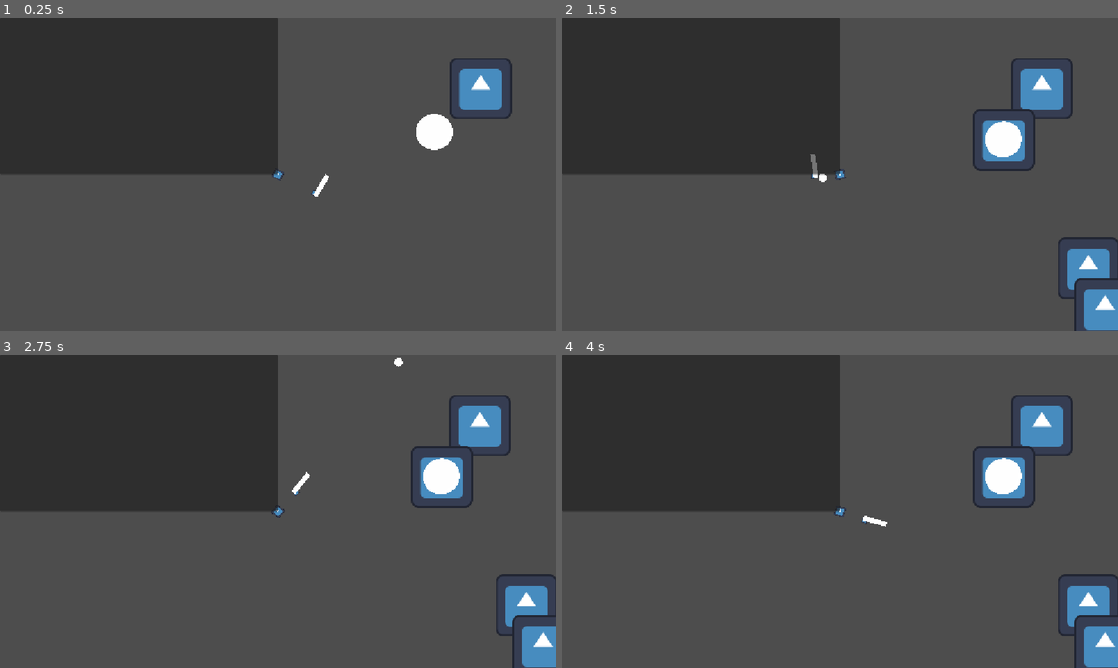
Above: before the commit, frames 1-4 (two rows, left to right).
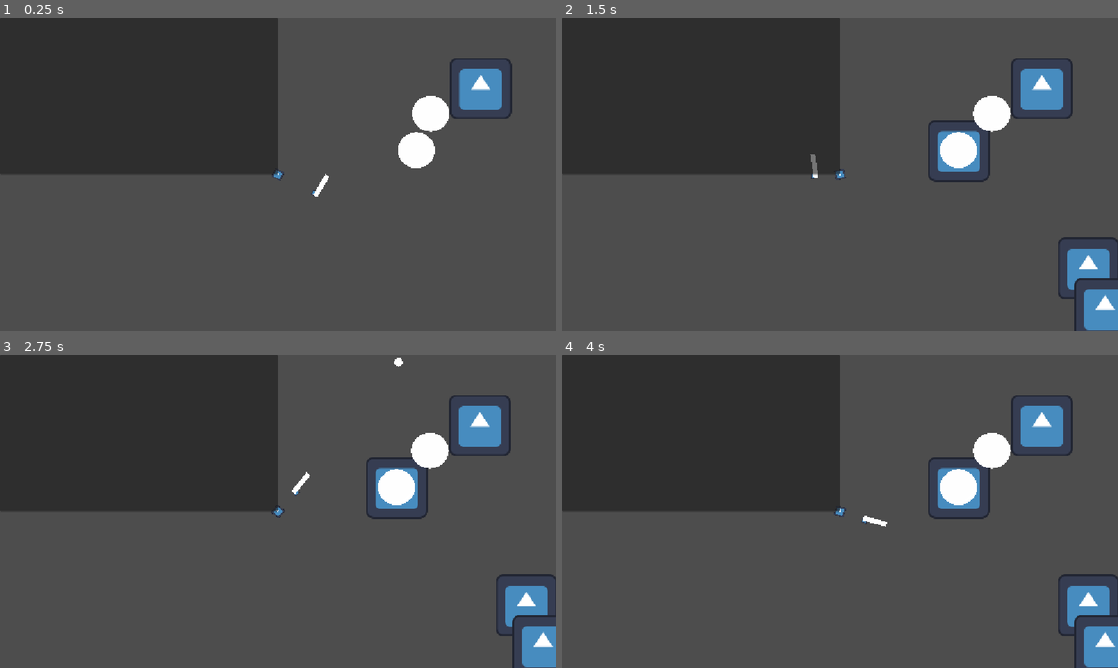
Above: after the commit, the same moments.

Repository: Mrbobbuilder69/GMTK_jam_2026
Game: Godot game, scene res://Scenes/test_scene_2.tscn
The game is run twice, just before and just after one commit, with the same random seed, the same clock (stepped at 60 frames per second) and the same inputs. The engine's default icon, where the game draws it, is replaced by a stand-in: a white triangle on a blue panel in a dark square. Sound files missing from this copy of the repository are replaced by a short silence.
Inputs (mouse positions are in pixels of both pictures, inside the frame that each line leads up to):
- Up to frame 1 (0.25 s): no input
- Up to frame 2 (1.5 s): move the mouse to (962, 158) at 0.52 s; hold D (Right) 0.53-1.28 s; hold X (attack) 0.53-1.28 s; tap F (f) at 0.8, 1.35 s; move the mouse to (728, 190) at 1.27 s; hold S (Down) from 1.28 s (still down)
- Up to frame 3 (2.75 s): tap C (melee) at 1.55 s; tap Enter at 2 s; move the mouse to (333, 442) at 2.02 s; release S (Down) at 2.03 s; hold D (Right) from 2.03 s (still down); hold C (melee) from 2.03 s (still down); tap X (attack) at 2.3 s
- Up to frame 4 (4 s): move the mouse to (812, 574) at 2.77 s; release D (Right) at 2.78 s; release C (melee) at 2.78 s; hold W (Up) 2.78-3.53 s; tap Space (Dash) at 2.85, 3.5 s; tap F (f) at 3.05 s; move the mouse to (1006, 558) at 3.52 s; hold A (Left) from 3.53 s (still down); hold Shift (Sprint) from 3.53 s (still down); tap C (melee) at 3.8 s

The runs differ from the first frame. In frame 1, 1.1% of the frame differs, in the area x 71-82%, y 24-48%; in frame 2, 2.8%, in the area x 46-86%, y 24-53%; in frame 3, 2.8%; in frame 4, 2.8%.

Commit message:
Add enemy

Diff:
--- /dev/null
+++ b/Scenes/Scripts/EnemyAI/enemyBulletSpawner.gd
@@ -0,0 +1,51 @@
+extends Node2D
+var bulletSrc=preload("res://Scenes/enemy_bullet.tscn")
+var bullet=bulletSrc.instantiate()
+var bulletTimer=0
+var inputVec
+var deltaTime
+var mouseNormal
+
+func _physics_process(delta):
+	look_at(get_global_mouse_position())
+	deltaTime=delta
+	if bulletTimer>0:
+		bulletTimer-=delta
+	elif get_child_count()>0:
+		remove_child(get_child(0))
+
+
+	if get_child_count()==1 and get_child(0).hit==true:
+		get_child(0).hit=false
+		remove_child(get_child(0))
+
+
+
+
+func weapon_shoot(posX, posY, playerPosX, playerPosY):
+	position=Vector2(posX, posY)
+	if get_child_count()==0 and bulletTimer<=0:
+		bulletTimer=0.5
+		print(mouseNormal)
+		add_child(bullet)
+		get_child(0).position=Vector2(0,0)
+		get_child(0).linear_velocity=5000*get_player_unit(playerPosX, playerPosY)*deltaTime
+
+func get_player_unit(playerPosX, playerPosY):
+	var mouseDir=Vector2(0,0)
+	var distX=global_position.x-playerPosX
+	var distY=global_position.y-playerPosY
+	if distX<0:
+		mouseDir=Vector2(1,1)
+	else:
+		mouseDir=Vector2(-1,-1)
+	var tan=distY/distX
+	var unitVecXSquare=1/(tan**2+1)
+	var unitVecX=unitVecXSquare**0.5
+	return Vector2(unitVecX, unitVecX*tan)*mouseDir
+
+
+
+
+func _on_cannon_enemy_shoot(pos: Vector2, playerPos: Vector2) -> void:
+	weapon_shoot(pos.x, pos.y, playerPos.x, playerPos.y)
--- /dev/null
+++ b/Scenes/Scripts/cannon.gd
@@ -0,0 +1,73 @@
+class_name Cannon extends EnemyAI
+#export vars
+@export var rayScanDistance := float(20)
+@export var patrolSpeed := float(-80)
+@export var detectedSpeed := float(-140)
+@export var patrolRotationVelocity := float(2)
+@export var detectedRotationVelocity := float(4)
+@export var meleeDistance := float(30)
+#private vars
+var canBounce := true
+var newvel:Vector2
+signal shoot(pos:Vector2, playerPos: Vector2)
+
+func _ready() -> void:
+	rb.linear_velocity = (Vector2.from_angle(rb.rotation))*patrolSpeed
+	super._ready()
+
+##Bounces around a closed room, might pull this up to the enemy controller
+func patrolBehaviour(delta:float) ->void:
+	get_child(3).add_point(Vector2(0,0))
+	get_child(3).add_point(Vector2(0,10000))
+	get_child(3).clear_points()
+	if ray2D == null:
+		print("Ray object not set in inspector")
+		return
+
+	ray2D.target_position = Vector2(1,0)*rayScanDistance
+
+	if ray2D.is_colliding() and canBounce:
+
+		var velocity := rb.linear_velocity
+		#get raycast hit information
+		var collisionData := RaycastHitData.new(ray2D.get_collider(),
+		ray2D.get_collision_normal(),ray2D.get_collision_point())
+		#compute velocity components normal and tangent to the normal vector of the collision
+		# then bounce final velocity is inverting the normal component
+		var normalComponent := velocity.dot(collisionData.normal)*collisionData.normal
+		var tangentialComponent := velocity - normalComponent
+		var bounceVelocity := tangentialComponent - normalComponent
+		newvel = bounceVelocity.normalized()* patrolSpeed * speedModifier
+		#tween the rotation to the new bounce position so it doesn't look like a screensaver
+		rb.linear_velocity = Vector2(0,0)
+		tweenToAngle(newvel.angle(),patrolRotationVelocity)
+		canBounce = false
+	#wait until the tween is done before setting new velocity and position
+	elif not ray2D.is_colliding() and not tween == null:
+		if not tween.is_running():
+			canBounce = true
+			rb.linear_velocity = newvel
+
+func onDetected() -> void:
+	#tween.kill()
+	print("player just detected")
+
+##Runs at the player
+func detectedBehaviour(delta:float) ->void:
+	print("detected")
+	#check if the enemy is in melee range, otherwise rotate towards and run at the player
+	var distanceTo = (rb.position - playerref.position).length()
+	var targetAngle = get_angle_to(playerref.position) + rb.rotation
+	rb.rotation = rotate_toward(rb.rotation, targetAngle, detectedRotationVelocity * delta)
+	if distanceTo > meleeDistance:
+		rb.linear_velocity = Vector2.from_angle(rb.rotation) * detectedSpeed * speedModifier
+	else:
+		rb.linear_velocity = Vector2(0,0)
+		#Insert melee attack and or damage logic here
+	shoot.emit(Vector2(50,0), playerref.position)
+
+func onUnDetect() -> void:
+	#tween.kill()
+	newvel = Vector2.from_angle(rb.rotation)*patrolSpeed * speedModifier
+	rb.linear_velocity = newvel
+	canBounce = true
--- /dev/null
+++ b/Scenes/Scripts/enemy bullet.gd
@@ -0,0 +1,9 @@
+extends RigidBody2D
+var hit
+var collision
+func _physics_process(delta: float) -> void:
+	collision=move_and_collide(delta*linear_velocity)
+	if collision:
+		hit=true
+		if collision.get_collider().has_meta("Player"):
+			Global.blood-=100
--- /dev/null
+++ b/Scenes/cannon_enemy.tscn
@@ -0,0 +1,32 @@
+[gd_scene format=3 uid="uid://qugwti6vew40"]
+
+[ext_resource type="Script" uid="uid://ddgqabxhpf63p" path="res://Scenes/Scripts/cannon.gd" id="1_v540r"]
+[ext_resource type="Texture2D" uid="uid://cxwlh570dokcq" path="res://Assets/White-Circle-PNG-HD-Image-2758320687.png" id="2_0c3bx"]
+[ext_resource type="Script" uid="uid://dlv28dtqdwdxn" path="res://Scenes/Scripts/EnemyAI/enemyBulletSpawner.gd" id="3_v540r"]
+
+[sub_resource type="CircleShape2D" id="CircleShape2D_2pskm"]
+radius = 38.327538
+
+[node name="CannonEnemy" type="RigidBody2D" unique_id=59570317 node_paths=PackedStringArray("rb", "ray2D")]
+gravity_scale = 0.0
+script = ExtResource("1_v540r")
+rb = NodePath(".")
+ray2D = NodePath("RayCast2D")
+metadata/Enemy = false
+
+[node name="Sprite2D" type="Sprite2D" parent="." unique_id=944866451]
+position = Vector2(-0.49999547, -0.999997)
+scale = Vector2(0.07519531, 0.072265625)
+texture = ExtResource("2_0c3bx")
+
+[node name="CollisionShape2D" type="CollisionShape2D" parent="." unique_id=2136802873]
+shape = SubResource("CircleShape2D_2pskm")
+
+[node name="RayCast2D" type="RayCast2D" parent="." unique_id=1099184532]
+
+[node name="Line2D" type="Line2D" parent="." unique_id=984476588]
+
+[node name="bullet spawner" type="Node2D" parent="." unique_id=1803732324]
+script = ExtResource("3_v540r")
+
+[connection signal="shoot" from="." to="bullet spawner" method="_on_cannon_enemy_shoot"]
--- /dev/null
+++ b/Scenes/enemy_bullet.tscn
@@ -0,0 +1,21 @@
+[gd_scene format=3 uid="uid://dyx82jlclenfo"]
+
+[ext_resource type="Script" uid="uid://bw81nlh76k344" path="res://Scenes/Scripts/enemy bullet.gd" id="1_54jiv"]
+[ext_resource type="Texture2D" uid="uid://cxwlh570dokcq" path="res://Assets/White-Circle-PNG-HD-Image-2758320687.png" id="2_b6yqb"]
+
+[sub_resource type="CircleShape2D" id="CircleShape2D_5jf5c"]
+radius = 8.544
+
+[node name="enemy bullet" type="RigidBody2D" unique_id=2089244781]
+gravity_scale = 0.0
+lock_rotation = true
+freeze = true
+script = ExtResource("1_54jiv")
+metadata/EnemyBullet = true
+
+[node name="Sprite2D" type="Sprite2D" parent="." unique_id=915088281]
+scale = Vector2(-0.0173962, -0.017187)
+texture = ExtResource("2_b6yqb")
+
+[node name="CollisionShape2D" type="CollisionShape2D" parent="." unique_id=1667038498]
+shape = SubResource("CircleShape2D_5jf5c")
--- a/Scenes/player.tscn
+++ b/Scenes/player.tscn
@@ -15,6 +15,7 @@
 inertia = 1.0
 script = ExtResource("1_cvnsp")
 speed = 10000.0
+metadata/Player = true
 
 [node name="Sprite2D" type="Sprite2D" parent="." unique_id=732512854]
 z_index = 1
--- a/Scenes/test_scene_2.tscn
+++ b/Scenes/test_scene_2.tscn
@@ -5,12 +5,18 @@
 [ext_resource type="Texture2D" uid="uid://b46shyvcmigyb" path="res://icon.svg" id="3_vmw76"]
 [ext_resource type="Script" uid="uid://ceq7jc8gb121q" path="res://Scenes/Scripts/blood_spawn.gd" id="4_pt0jc"]
 [ext_resource type="PackedScene" uid="uid://o2g7ftervbl2" path="res://Scenes/brawler_enemy.tscn" id="5_vmw76"]
+[ext_resource type="Script" uid="uid://ddgqabxhpf63p" path="res://Scenes/Scripts/cannon.gd" id="6_njadv"]
+[ext_resource type="Texture2D" uid="uid://cxwlh570dokcq" path="res://Assets/White-Circle-PNG-HD-Image-2758320687.png" id="7_i2ifw"]
+[ext_resource type="Script" uid="uid://dlv28dtqdwdxn" path="res://Scenes/Scripts/EnemyAI/enemyBulletSpawner.gd" id="8_f5elb"]
 
 [sub_resource type="RectangleShape2D" id="RectangleShape2D_eaav3"]
 size = Vector2(130, 130)
 
 [sub_resource type="RectangleShape2D" id="RectangleShape2D_wcb3r"]
 size = Vector2(1645, 919)
+
+[sub_resource type="CircleShape2D" id="CircleShape2D_2pskm"]
+radius = 38.327538
 
 [node name="Node2D" type="Node2D" unique_id=1330387886]
 
@@ -54,4 +60,29 @@
 position = Vector2(306, -87)
 metadata/Enemy = false
 
+[node name="CannonEnemy" type="RigidBody2D" parent="." unique_id=59570317 node_paths=PackedStringArray("rb", "ray2D")]
+position = Vector2(306, -87)
+gravity_scale = 0.0
+script = ExtResource("6_njadv")
+rb = NodePath(".")
+ray2D = NodePath("RayCast2D")
+metadata/Enemy = false
+
+[node name="Sprite2D" type="Sprite2D" parent="CannonEnemy" unique_id=944866451]
+position = Vector2(-0.49999547, -0.999997)
+scale = Vector2(0.07519531, 0.072265625)
+texture = ExtResource("7_i2ifw")
+
+[node name="CollisionShape2D" type="CollisionShape2D" parent="CannonEnemy" unique_id=2136802873]
+shape = SubResource("CircleShape2D_2pskm")
+
+[node name="RayCast2D" type="RayCast2D" parent="CannonEnemy" unique_id=1099184532]
+
+[node name="Line2D" type="Line2D" parent="CannonEnemy" unique_id=984476588]
+
+[node name="bullet spawner" type="Node2D" parent="CannonEnemy" unique_id=1803732324]
+script = ExtResource("8_f5elb")
+
 [connection signal="death" from="BrawlerEnemy" to="Blood Spawn" method="_on_brawler_enemy_death"]
+[connection signal="death" from="CannonEnemy" to="Blood Spawn" method="_on_brawler_enemy_death"]
+[connection signal="shoot" from="CannonEnemy" to="CannonEnemy/bullet spawner" method="_on_cannon_enemy_shoot"]
Not shown, added: Scenes/Scripts/EnemyAI/enemyBulletSpawner.gd.uid
Not shown, added: Scenes/Scripts/cannon.gd.uid
Not shown, added: Scenes/Scripts/enemy bullet.gd.uid
Not shown, added: Scenes/cannon_enemy.tscn5281396351.tmp
Not shown, added: Scenes/cannon_enemy.tscn5409736315.tmp
